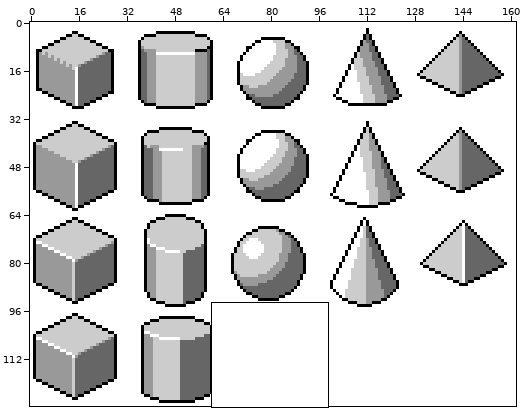
Two versions of one pixel-art file, BasicShapes/5shapes7.aseprite. The first picture is a wide view before the edit; the outline marks the close-up.
Close-up. Earlier state:
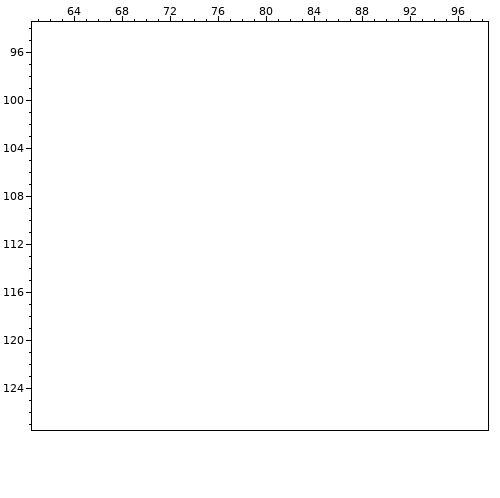
162x128 pixels, 1 frame. Shown: x 61..98, y 94..127.
And afterwards:
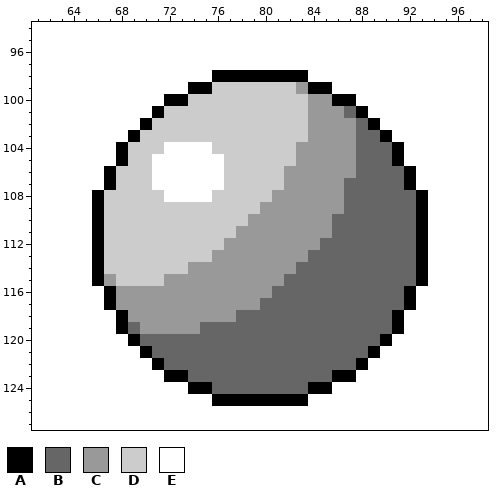
Palette (. is transparent): A #000000  B #666666  C #999999  D #cccccc  E #ffffff
Commit message: Shaded sphere
From old to new:
Layer "Layer 2":
y 98: x 76..83 EEEEEEEE -> AAAAAAAA
y 99: x 74..85 EEEEEEEEEEEE -> AADDDDDDDCAA
y 100: x 72..87 EEEEEEEEEEEEEEEE -> AADDDDDDDDDDCCAA
y 101: x 71..88 EEEEEEEEEEEEEEEEEE -> ADDDDDDDDDDDDCCCBA
y 102: x 70..89 EEEEEEEEEEEEEEEEEEEE -> ADDDDDDDDDDDDDCCCCBA
y 103: x 69..90 EEEEEEEEEEEEEEEEEEEEEE -> ADDDDDDDDDDDDDDCCCCBBA
y 104: x 68..71 EEEE -> ADDD; x 76..91 EEEEEEEEEEEEEEEE -> DDDDDDDCCCCCBBBA
y 105: x 68..70 EEE -> ADD; x 77..91 EEEEEEEEEEEEEEE -> DDDDDDCCCCCBBBA
y 106: x 67..70 EEEE -> ADDD; x 77..92 EEEEEEEEEEEEEEEE -> DDDDDCCCCCCBBBBA
y 107: x 67..70 EEEE -> ADDD; x 77..92 EEEEEEEEEEEEEEEE -> DDDDDCCCCCBBBBBA
y 108: x 66..71 EEEEEE -> ADDDDD; x 76..93 EEEEEEEEEEEEEEEEEE -> DDDDDCCCCCCBBBBBBA
y 109: x 66..93 EEEEEEEEEEEEEEEEEEEEEEEEEEEE -> ADDDDDDDDDDDDDCCCCCCCBBBBBBA
y 110: x 66..93 EEEEEEEEEEEEEEEEEEEEEEEEEEEE -> ADDDDDDDDDDDDCCCCCCCBBBBBBBA
y 111: x 66..93 EEEEEEEEEEEEEEEEEEEEEEEEEEEE -> ADDDDDDDDDDDCCCCCCCCBBBBBBBA
y 112: x 66..93 EEEEEEEEEEEEEEEEEEEEEEEEEEEE -> ADDDDDDDDDDCCCCCCCCBBBBBBBBA
y 113: x 66..93 EEEEEEEEEEEEEEEEEEEEEEEEEEEE -> ADDDDDDDDDCCCCCCCCBBBBBBBBBA
y 114: x 66..93 EEEEEEEEEEEEEEEEEEEEEEEEEEEE -> ADDDDDDDCCCCCCCCCBBBBBBBBBBA
y 115: x 66..93 EEEEEEEEEEEEEEEEEEEEEEEEEEEE -> ACDDDDCCCCCCCCCCBBBBBBBBBBBA
y 116: x 67..92 EEEEEEEEEEEEEEEEEEEEEEEEEE -> ACCCCCCCCCCCCCBBBBBBBBBBBA
y 117: x 67..92 EEEEEEEEEEEEEEEEEEEEEEEEEE -> ACCCCCCCCCCCCBBBBBBBBBBBBA
y 118: x 68..91 EEEEEEEEEEEEEEEEEEEEEEEE -> ACCCCCCCCCBBBBBBBBBBBBBA
y 119: x 68..91 EEEEEEEEEEEEEEEEEEEEEEEE -> ABCCCCCBBBBBBBBBBBBBBBBA
y 120: x 69..90 EEEEEEEEEEEEEEEEEEEEEE -> ABBBBBBBBBBBBBBBBBBBBA
y 121: x 70..89 EEEEEEEEEEEEEEEEEEEE -> ABBBBBBBBBBBBBBBBBBA
y 122: x 71..88 EEEEEEEEEEEEEEEEEE -> ABBBBBBBBBBBBBBBBA
y 123: x 72..87 EEEEEEEEEEEEEEEE -> AABBBBBBBBBBBBAA
y 124: x 74..85 EEEEEEEEEEEE -> AABBBBBBBBAA
y 125: x 76..83 EEEEEEEE -> AAAAAAAA
Changed places in both close-ups, as pixel boxes (x1, y1, x2, y2):
changed: (92, 70, 428, 406)
